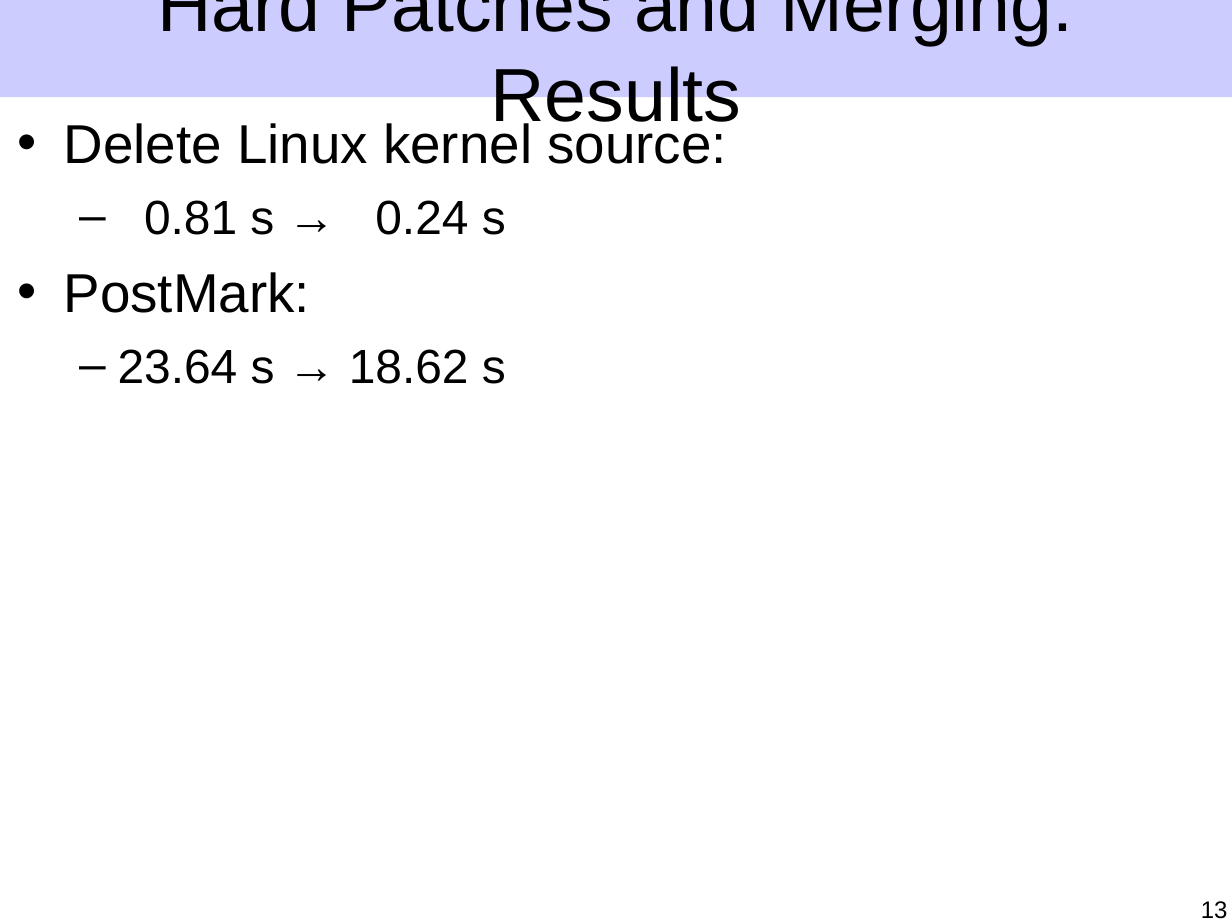
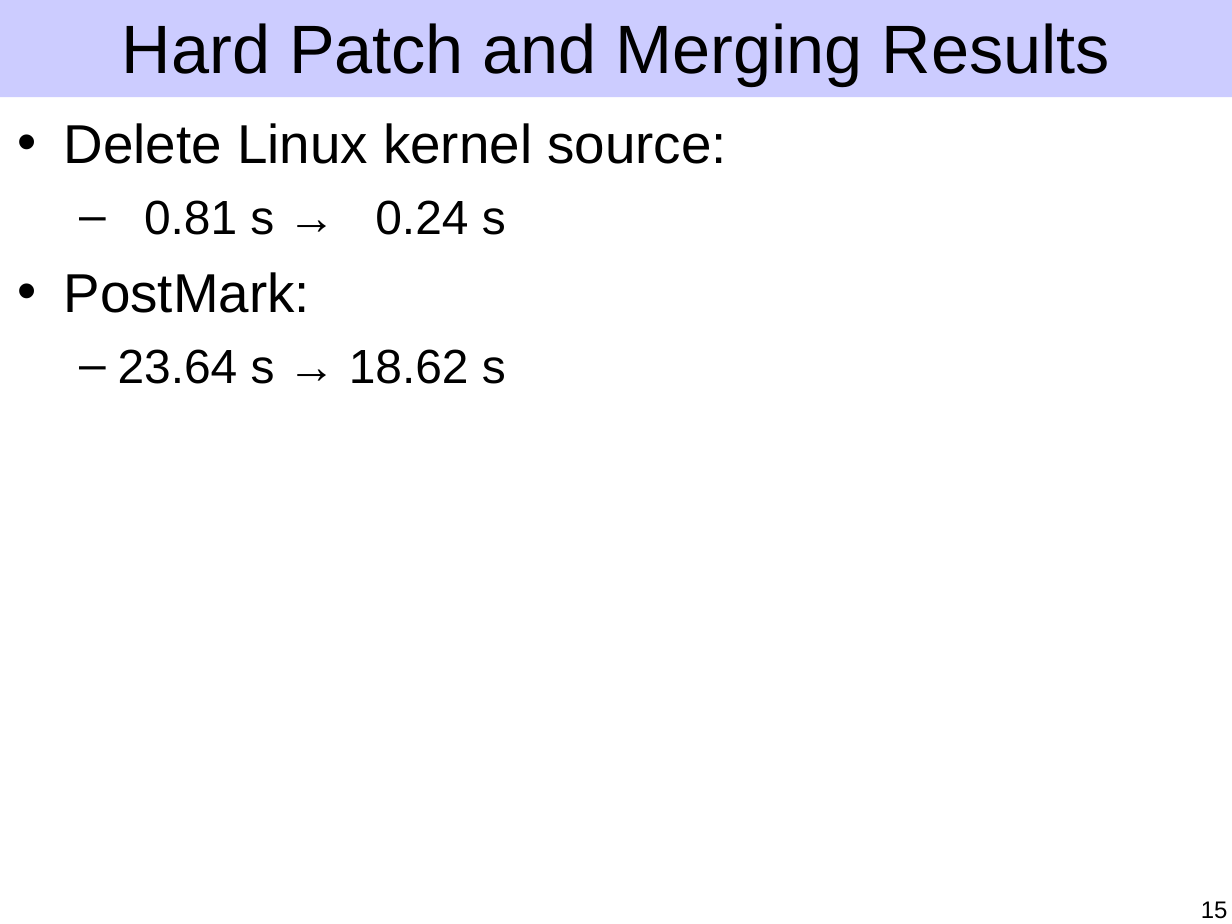
Before and after one commit to ucla-readable/fstitch-doc, a slide deck: slide 15 of sosp/pres.ppt (slide 13 before the commit). Drawn at 1232x924 pixels with LibreOffice and Linux fonts; fonts in the diff are those of the drawing. Boxes give left, top, right and bottom in pixels: in the first picture for what was removed or moved away, otherwise in the second. Text is boxed around its words. In the diff, an @@ line names an element or a change of style, - is before the commit and + after.

Commit message:
Flesh out hard patch merging and start overlap merging.

```diff
--- a/sosp/pres.ppt
+++ b/sosp/pres.ppt
@@ title at (x1=122, y1=23, x2=1110, y2=86): text changed; size 44 to 40 pt @@
-Hard Patches and Merging: Results
+Hard Patch and Merging Results
@@ page number at (x1=1201, y1=901, x2=1228, y2=919): text changed @@
-13
+15
```
Also in this commit, not shown: 6 other slides changed, 6 slides added, 1 slide removed.
